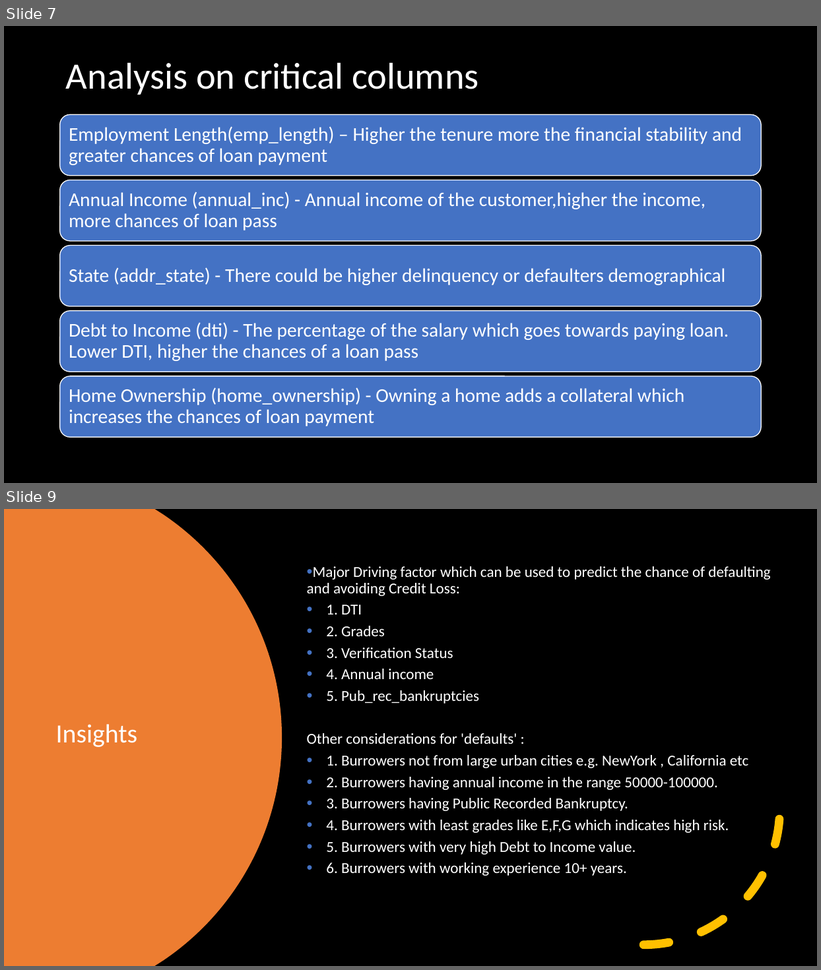
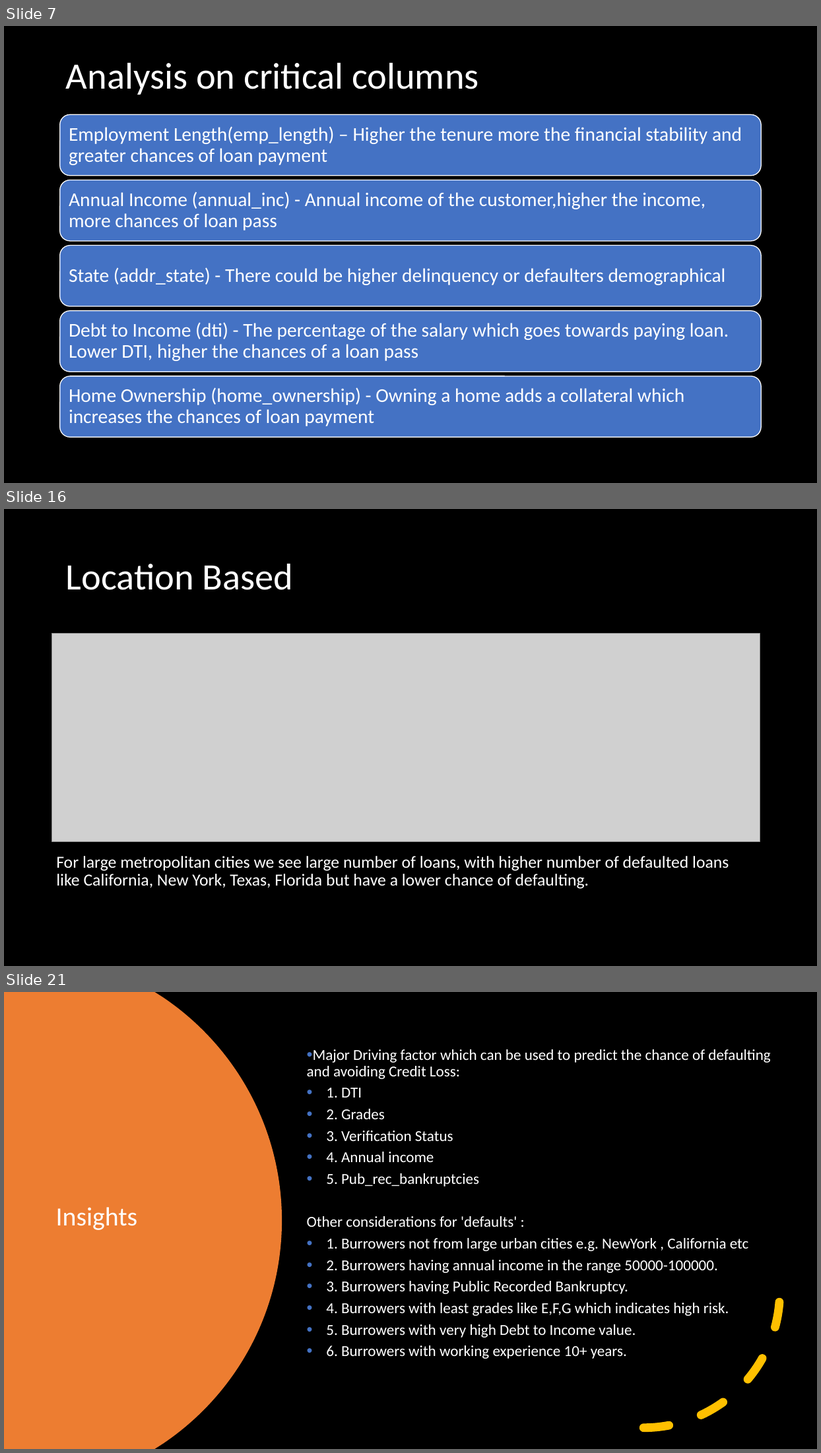
Before and after one commit to bineeshpc/case_study_01, a slide deck: UpGrad Case Study LendingClub.pptx. Shown one above the other, each under a label of ours: slides 7 and 9 before the commit, slides 7, 16 and 21 after it; the slides between them are not shown. The pictures are 821x970 and 821x1453 pixels, drawn with LibreOffice and Linux fonts; fonts in the diff are those of the drawing; grey boxes stand for pictures. Boxes give left, top, right and bottom in pixels: in the first picture for what was removed or moved away, otherwise in the second. Text is boxed around its words. In the diff, an @@ line names an element or a change of style, - is before the commit and + after.

Commit message:
Added Sample Screenshot for reference

```diff
--- a/UpGrad Case Study LendingClub.pptx
+++ b/UpGrad Case Study LendingClub.pptx
@@ slide 16 added at box(4, 509, 817, 966), background #000000 @@
@@ title added at box(66, 563, 293, 590), 44 pt, text #FFFFFF @@
+Location Based
@@ picture added at box(52, 634, 760, 842) @@
@@ text added at box(56, 856, 729, 889), 20 pt, text #FFFFFF @@
+For large metropolitan cities we see large number of loans, with higher number of defaulted loans like California, New York, Texas, Florida but have a lower chance of defaulting.
@@ what was slide 9 is now slide 21 @@
```
Also in this commit, not shown: 12 other slides added, 1 slide removed.
